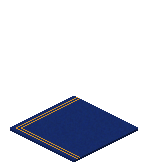
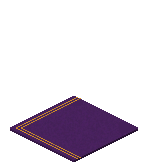
Comparing the layer stacks of the two 148px x 164px images. Changes:
removed layer "Layer 6" over 10, 96, 138, 162
added layer "Stripes(병합)" above "색조/채도 1" over 16, 97, 81, 159
added layer "Iso_Deco_Ground_Carpet_Blue_08" over 10, 96, 138, 162
